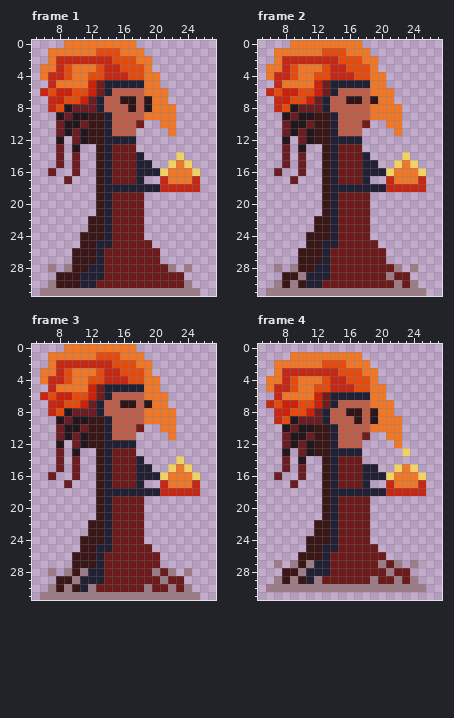
Pixel-art file, stored at shared/assets/wytch-fyre.aseprite. Above, as it was before the edit.
32x32 pixels, 4 frames. Colours within 5 levels of each other are drawn and written as one. Shown: frame 1: x 5..27, y 0..31; frame 2: x 5..27, y 0..31; frame 3: x 5..27, y 0..31; frame 4: x 5..27, y 0..31.
The result:
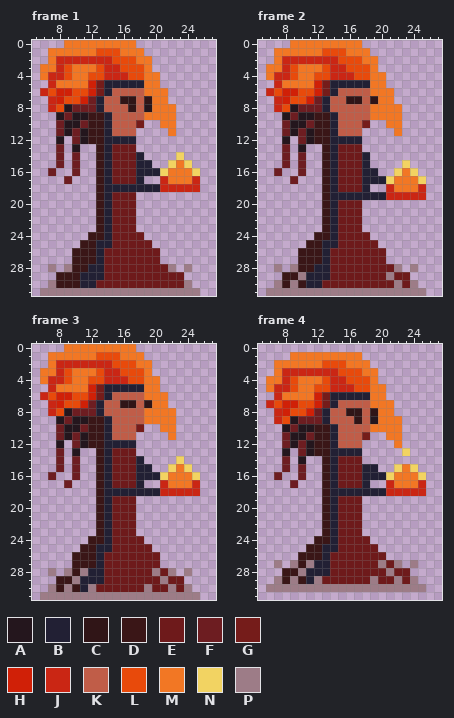
Palette (. is transparent): A #24161d  B #222034  C #301517  D #3a1617  E #6e1a1b  F #6d1d21  G #751c1a  H #d02007  J #ca2614  K #c05d48  L #e84a0b  M #f27724  N #f2d362  P #9d7c87
The exact change:
Frame 1:
The author cleared colour D in rows 22 to 23 at x 12; in row 24 at x 11.
The author cleared colour E in rows 19 to 23 at x 18.
Frame 2:
Colour B now appears in row 17 at x 19 to 20; in row 19 at x 19 to 20.
The author changed colour E to colour B in row 19 at x 15 to 18.
The author changed colour B to colour E in row 18 at x 15 to 17.
Colour J now appears in row 19 at x 21 to 25.
The author changed colour J to colour M in row 18 at x 22 to 24.
The author changed colour J to colour N in row 17 at x 21 and 25.
The author changed colour M to colour N in row 15 at x 23; in row 16 at x 22 and 24.
The author cleared colour B in row 15 at x 19; in row 16 at x 20; in row 18 at x 19 to 20.
The author cleared colour D in rows 22 to 23 at x 12; in row 24 at x 11.
The author cleared colour E in rows 20 to 23 at x 18.
The author cleared colour N in row 14 at x 23; in row 15 at x 22 and 24; in row 16 at x 21 and 25.
Frame 3: the same change as frame 1
Frame 4: the same change as frame 1
Boxes around the changes in both pictures, in picture pixels (x1, y1, x2, y2):
erased: (136, 192, 144, 232)
erased: (80, 216, 96, 240)
changed: (306, 152, 426, 240)
erased: (136, 496, 144, 536)
erased: (80, 520, 96, 544)
erased: (362, 496, 370, 536)
erased: (306, 520, 322, 544)
